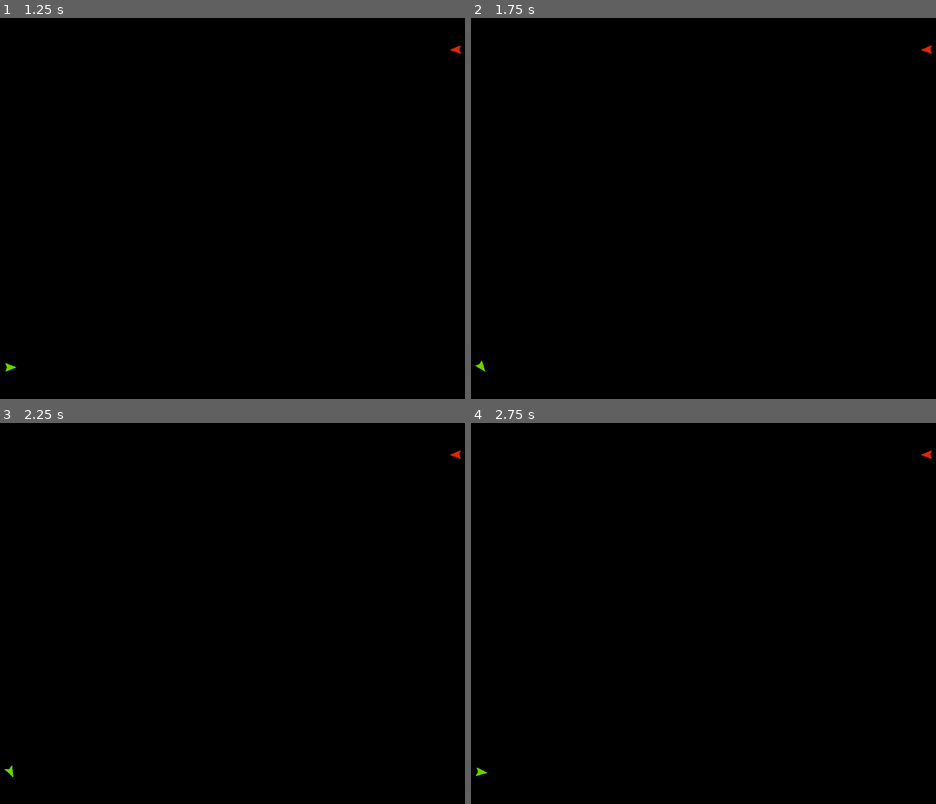
Above: before the commit, frames 1-4 (two rows, left to right).
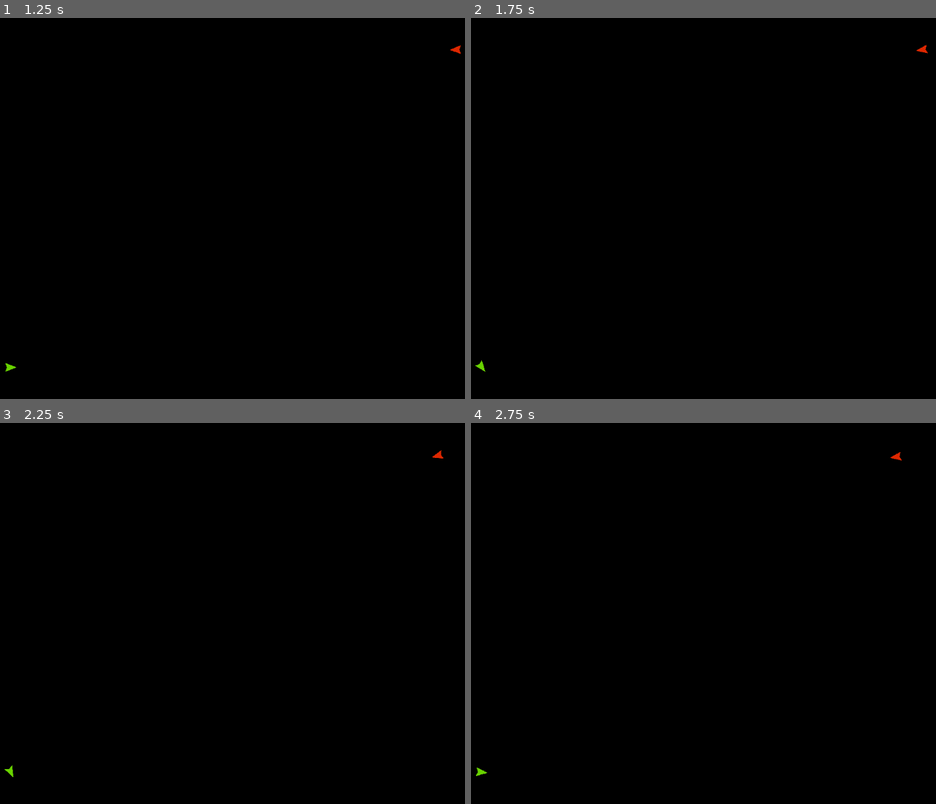
Above: after the commit, the same moments.

Repository: HMI-Studios/SpaceWar
Game: Godot game, scene res://MainMenu.tscn
Same seed, same stepped clock (60 frames per second), same inputs: the game is played once before the commit and once after it.
Inputs (mouse positions are in pixels of both pictures, inside the frame that each line leads up to):
- Up to frame 1 (1.25 s): click (232, 170) at 0.5 s
- Up to frame 2 (1.75 s): tap Enter at 1.25 s; move the mouse to (815, 189) at 1.27 s; hold D (player_1_right) from 1.28 s (still down); hold I (player_2_fwd) from 1.28 s (still down); tap J (player_2_left) at 1.55 s
- Up to frame 3 (2.25 s): move the mouse to (130, 632) at 2.02 s; release D (player_1_right) at 2.03 s; release I (player_2_fwd) at 2.03 s; hold A (player_1_left) from 2.03 s (still down); tap J (player_2_left) at 2.1 s
- Up to frame 4 (2.75 s): keep holding A (player_1_left); tap L (player_2_right) at 2.3 s

Frame 1 is identical in both runs. In frame 2, less than 0.1% of the frame differs, in the area x 95-100%, y 7-10%; in frame 3, less than 0.1%; in frame 4, less than 0.1%, in the area x 90-100%, y 7-10%.

Commit message:
add player 2 controls

Diff:
--- a/Player1.gd
+++ b/Player1.gd
@@ -1,8 +1,4 @@
 extends "Ship.gd"
-
-
-func _ready():
-    pass # Replace with function body.
 
 
 func _physics_process(delta):
--- a/Player2.gd
+++ b/Player2.gd
@@ -1,11 +1,17 @@
 extends "Ship.gd"
 
 
-# Called when the node enters the scene tree for the first time.
-func _ready():
-    pass # Replace with function body.
+func _physics_process(delta):
+    if Global.is_multiplayer:
+        if Input.is_action_pressed("player_2_fwd"):
+            fwd()
+        if Input.is_action_pressed("player_2_left"):
+            left(delta)
+        if Input.is_action_pressed("player_2_right"):
+            right(delta)
+        if Input.is_action_pressed("player_2_shoot"):
+            shoot()
+    else:
+        pass
 
-
-# Called every frame. 'delta' is the elapsed time since the previous frame.
-func _process(delta):
-    pass
+    super._physics_process(delta)
--- a/project.godot
+++ b/project.godot
@@ -25,6 +25,7 @@
 
 window/size/viewport_width=960
 window/size/viewport_height=720
+window/size/mode=3
 window/stretch/mode="viewport"
 
 [input]
